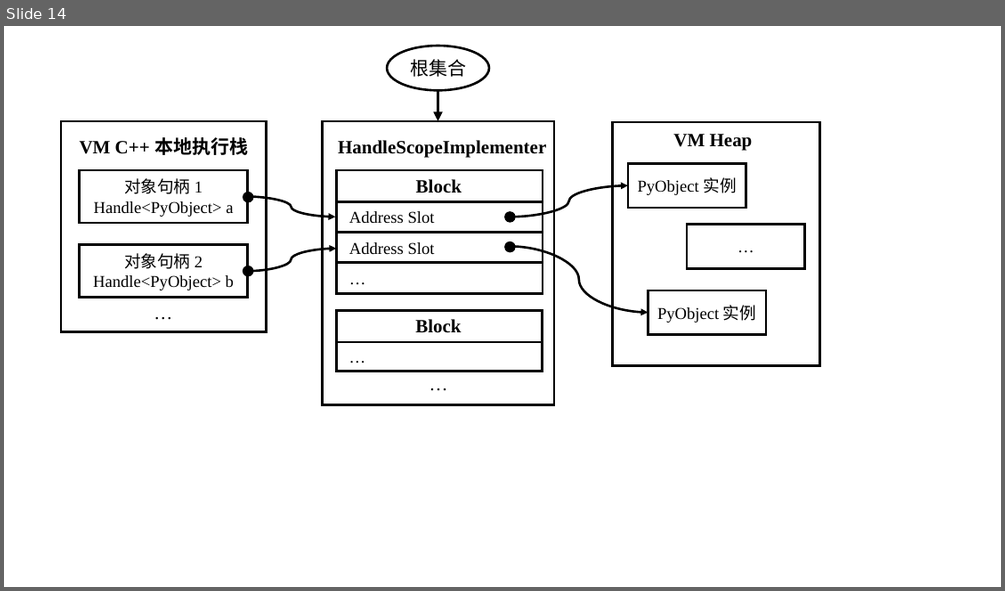
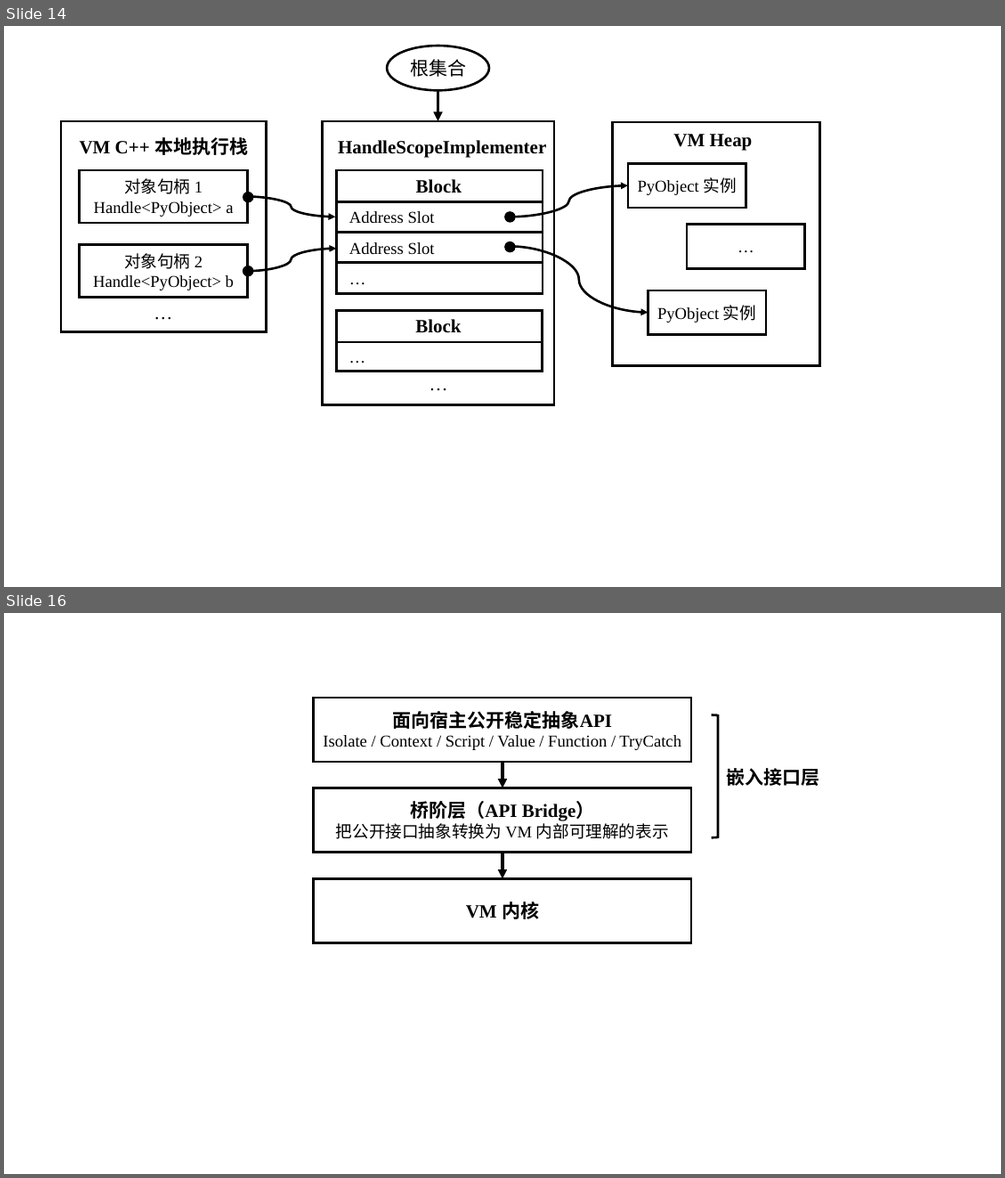
Before and after one commit to WU-SUNFLOWER/S.A.A.U.S.O, a slide deck: docs/thesis/pictures.pptx. Shown one above the other, each under a label of ours: slide 14 before the commit, slides 14 and 16 after it; the slides between them are not shown. The pictures are 1005x591 and 1005x1178 pixels, drawn with LibreOffice and Linux fonts; fonts in the diff are those of the drawing. Boxes give left, top, right and bottom in pixels: in the first picture for what was removed or moved away, otherwise in the second. Text is boxed around its words. In the diff, an @@ line names an element or a change of style, - is before the commit and + after.

Commit message:
补嵌入接口层的内部实现

```diff
--- a/docs/thesis/pictures.pptx
+++ b/docs/thesis/pictures.pptx
@@ slide 16 added at box(4, 613, 1001, 1174), background #CAEACE @@
@@ rectangle added at box(314, 698, 691, 762), outline #000000 2.25 pt, 16 pt, text #000000 @@
+面向宿主公开稳定抽象API
+Isolate / Context / Script / Value / Function / TryCatch
@@ right bracket added at box(712, 714, 718, 837), outline #000000 2.25 pt @@
@@ arrow added from (502, 762) to (502, 788), #000000 3 pt @@
@@ text added at box(726, 768, 819, 786), 18 pt, text #000000, bold @@
+嵌入接口层
@@ rectangle added at box(314, 788, 691, 852), outline #000000 2.25 pt, 16 pt, text #000000 @@
+桥阶层（API Bridge）
+把公开接口抽象转换为 VM 内部可理解的表示
@@ arrow added from (502, 852) to (502, 878), #000000 3 pt @@
@@ rectangle added at box(314, 878, 691, 943), outline #000000 2.25 pt, 18 pt, text #000000, bold @@
+VM 内核
```
Also in this commit, not shown: 1 slide changed, 1 other file.
